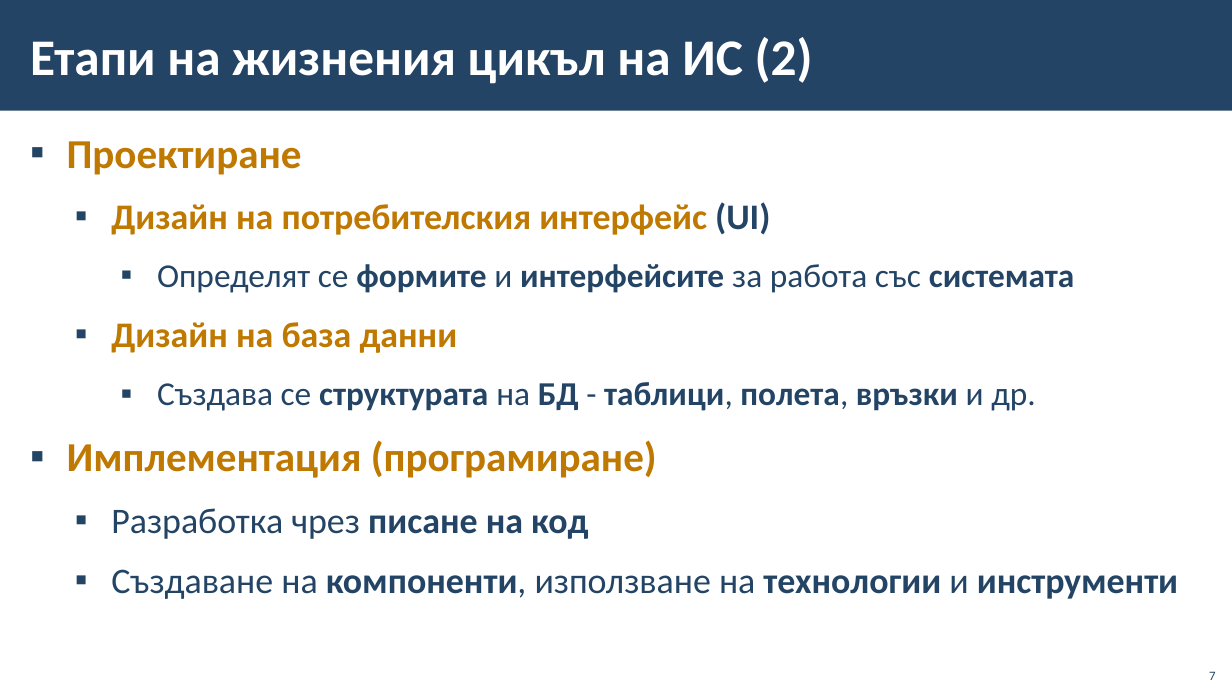
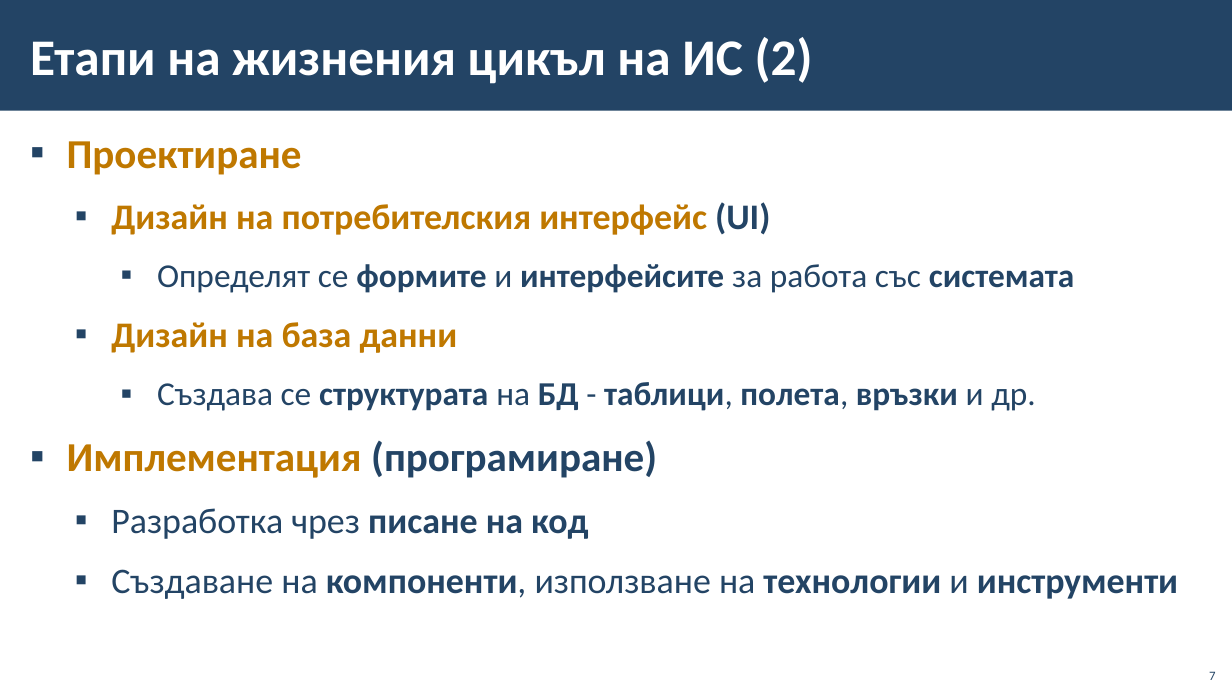
Before and after one commit to BG-IT-Edu/School-Programming, a slide deck: slide 7 of Courses/Software-Sciences/Module-4-Information-Systems-New/09-Lifecycle-of-Information-System/09-Lifecycle-of-Information-System.pptx. Drawn at 1232x693 pixels with LibreOffice and Linux fonts; fonts in the diff are those of the drawing; background and template pictures are left out. Boxes give left, top, right and bottom in pixels: in the first picture for what was removed or moved away, otherwise in the second. Text is boxed around its words. In the diff, an @@ line names an element or a change of style, - is before the commit and + after.

Commit message:
minor fixes

```diff
--- a/Courses/Software-Sciences/Module-4-Information-Systems-New/09-Lifecycle-of-Information-System/09-Lifecycle-of-Information-System.pptx
+++ b/Courses/Software-Sciences/Module-4-Information-Systems-New/09-Lifecycle-of-Information-System/09-Lifecycle-of-Information-System.pptx
@@ text at <box>67,441,657,478</box>: text colour #BF7800 to #234465 in "(програмиране)" @@
```
